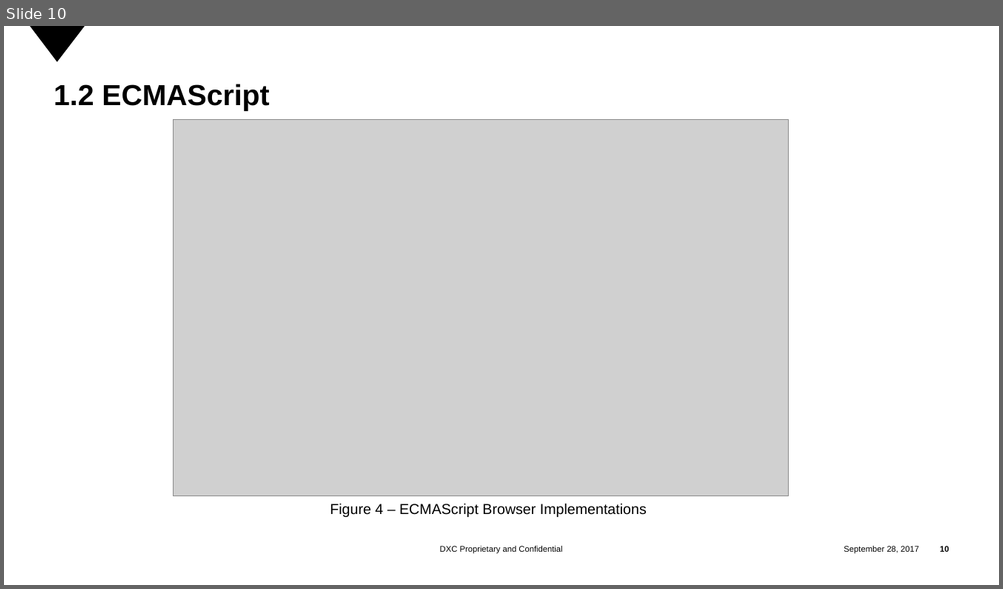
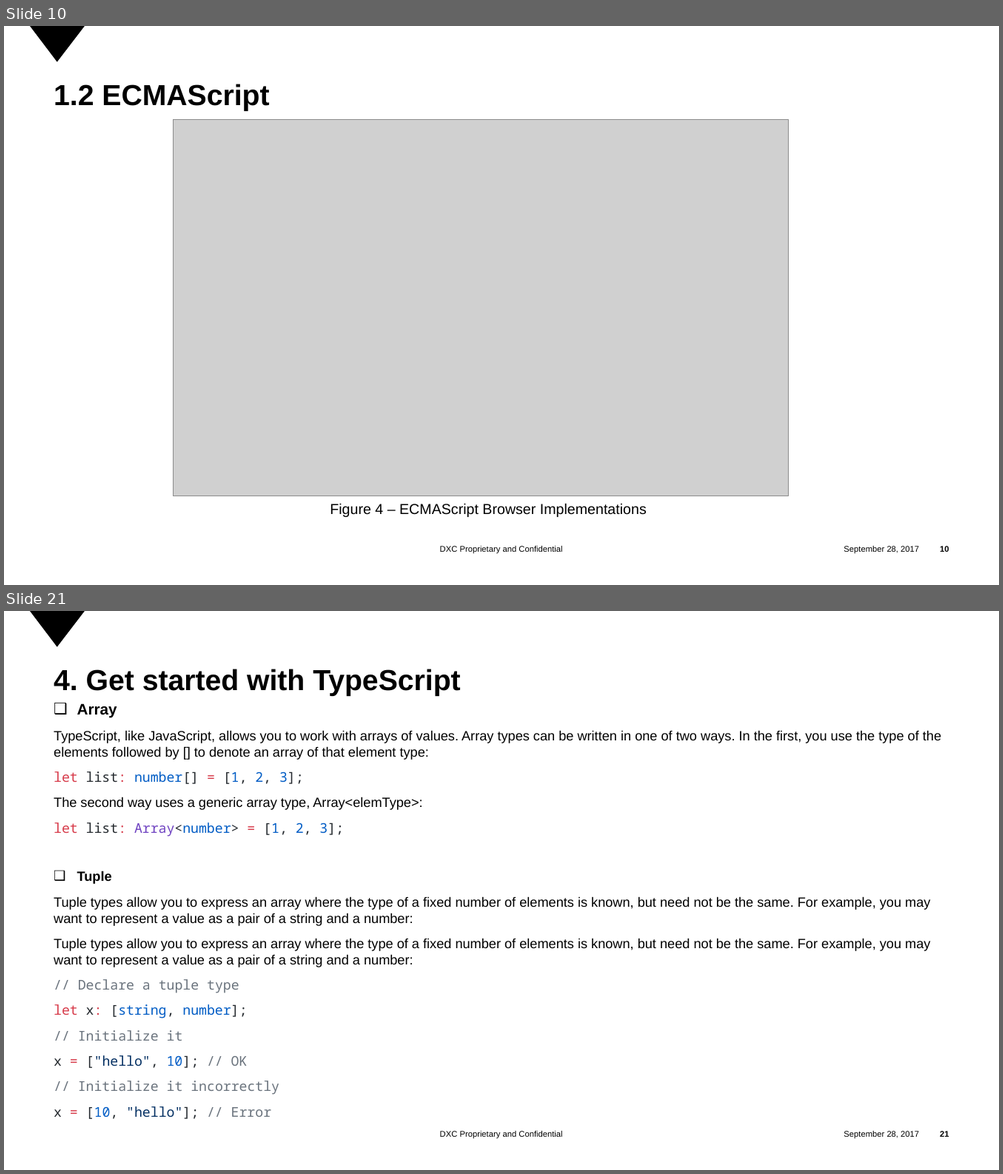
Before and after one commit to tranminhtrong/initial_bat_files, a slide deck: Introduction TypeScript.pptx. Shown one above the other, each under a label of ours: slide 10 before the commit, slides 10 and 21 after it; the slides between them are not shown. The pictures are 1003x589 and 1003x1174 pixels, drawn with LibreOffice and Linux fonts; fonts in the diff are those of the drawing; grey boxes stand for pictures; background and template pictures are left out. Boxes give left, top, right and bottom in pixels: in the first picture for what was removed or moved away, otherwise in the second. Text is boxed around its words. In the diff, an @@ line names an element or a change of style, - is before the commit and + after.

```diff
--- a/Introduction TypeScript.pptx
+++ b/Introduction TypeScript.pptx
@@ slide 21 added at (x1=4, y1=611, x2=999, y2=1170), background #FFFFFF; not listed: 4 template elements that a slide beside it also shows @@
@@ title added at (x1=54, y1=669, x2=460, y2=696), 28 pt, text #000000, bold @@
+4. Get started with TypeScript
@@ text added at (x1=54, y1=703, x2=941, y2=1095), 12.9 pt, text #000000 @@
+❑ Array
+TypeScript, like JavaScript, allows you to work with arrays of values. Array types can be written in one of two ways. In the first, you use the type of the elements followed by [] to denote an array of that element type:
+let list: number[] = [1, 2, 3];
+The second way uses a generic array type, Array<elemType>:
+let list: Array<number> = [1, 2, 3];
+❑ Tuple
+Tuple types allow you to express an array where the type of a fixed number of elements is known, but need not be the same. For example, you may want to represent a value as a pair of a string and a number:
+Tuple types allow you to express an array where the type of a fixed number of elements is known, but need not be the same. For example, you may want to represent a value as a pair of a string and a number:
+// Declare a tuple type
+let x: [string, number];
+// Initialize it
+x = ["hello", 10]; // OK
+// Initialize it incorrectly
+x = [10, "hello"]; // Error
```
Also in this commit, not shown: 1 slide changed, 22 other slides added, 1 slide removed, 1 other file.
